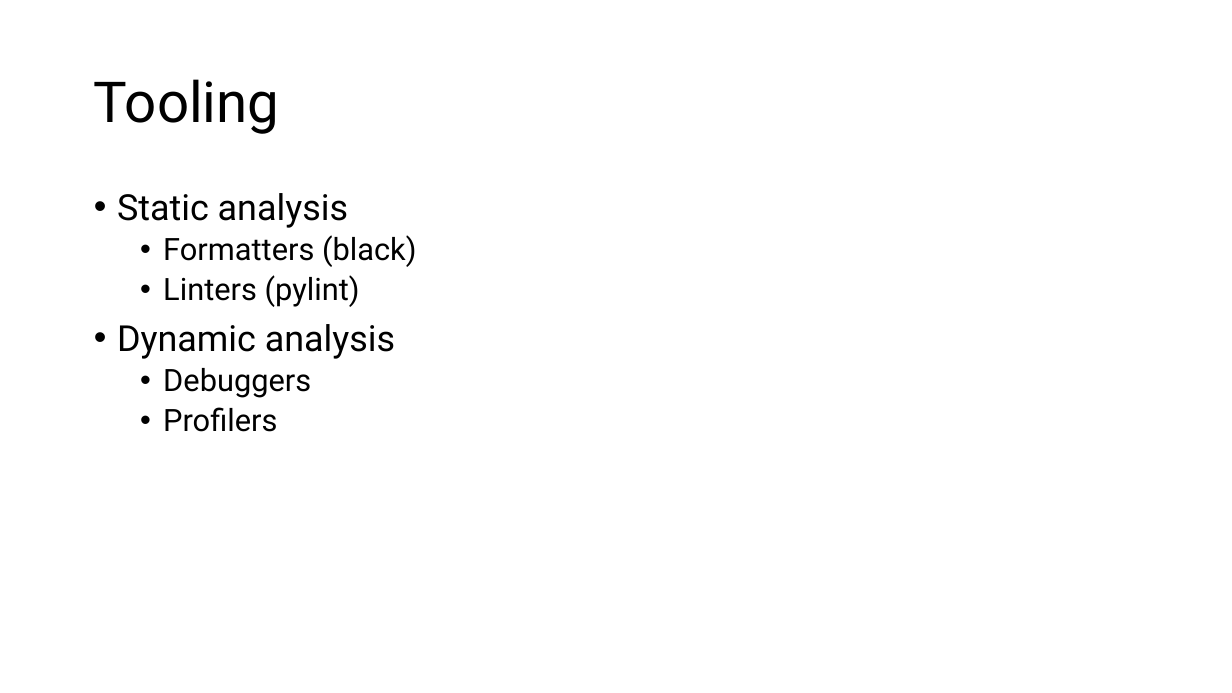
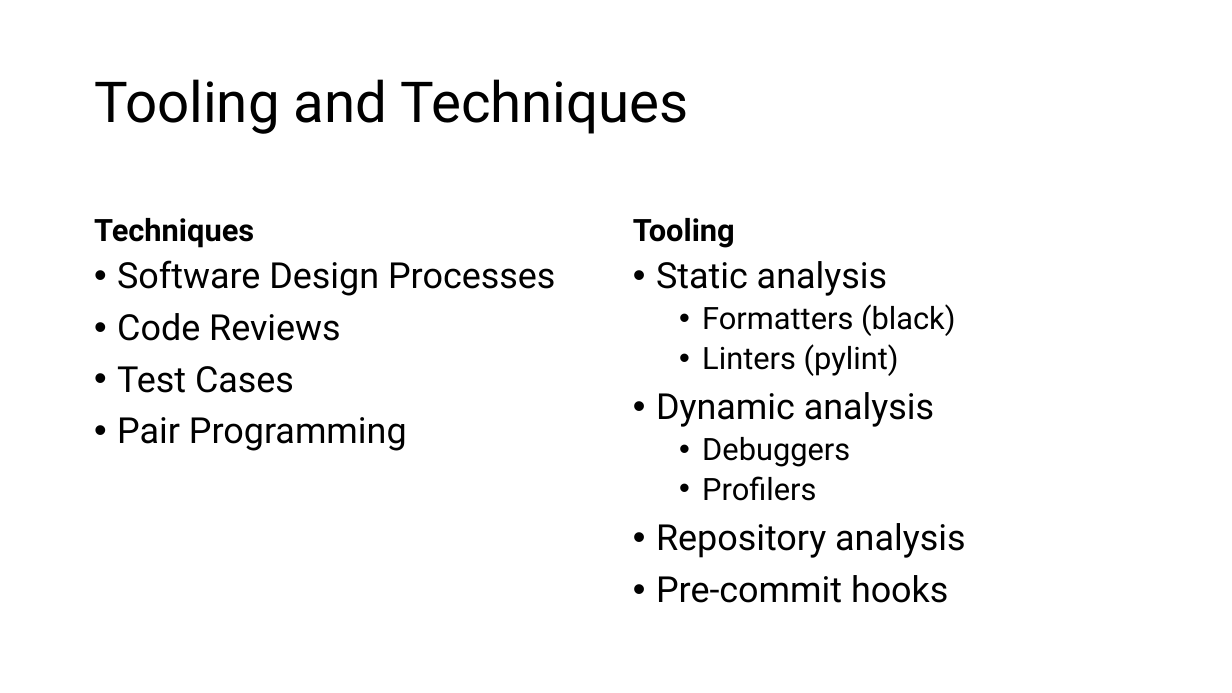
Before and after one commit to CyberDave80/AI2C-Prereqs, a slide deck: slide 15 of lesson09/Clean Code/Writing Clean Code.pptx (slide 17 before the commit). Drawn at 1232x693 pixels with LibreOffice and Linux fonts; fonts in the diff are those of the drawing. Boxes give left, top, right and bottom in pixels: in the first picture for what was removed or moved away, otherwise in the second. Text is boxed around its words. In the diff, an @@ line names an element or a change of style, - is before the commit and + after.

```diff
--- a/lesson09/Clean Code/Writing Clean Code.pptx
+++ b/lesson09/Clean Code/Writing Clean Code.pptx
@@ title at <box>94,79,689,134</box>: text changed @@
-Tooling
+Tooling and Techniques
@@ text added at <box>94,218,254,248</box>, 24 pt, text #000000, bold @@
+Techniques
@@ text added at <box>633,218,735,248</box>, 24 pt, text #000000, bold @@
+Tooling
@@ text added at <box>117,260,555,451</box>, 28 pt, text #000000 @@
+• Software Design Processes
+• Code Reviews
+• Test Cases
+• Pair Programming
@@ text "Static analysis": place and size @@
-text "Static analysis" at <box>117,193,416,432</box>
+text "Static analysis" at <box>656,261,965,603</box>
@@ text at <box>656,523,965,603</box>: paragraphs added @@
+• Repository analysis
+• Pre-commit hooks
```
Also in this commit, not shown: 3 other slides changed, 1 slide added, 2 slides removed, 1 other file.
